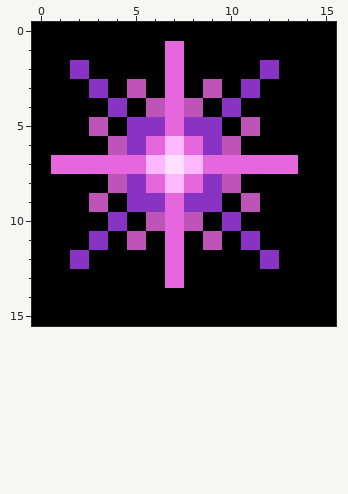
A pixel-art sprite gets an edit: src/main/resources/assets/firesenderexpansion/textures/mob_effect/hollow_crystal_potion_effect.png. The picture above was drawn from the file before the commit.
The file is 16x16 pixels. Colours within 5 levels of each other are drawn and written as one.
The result:
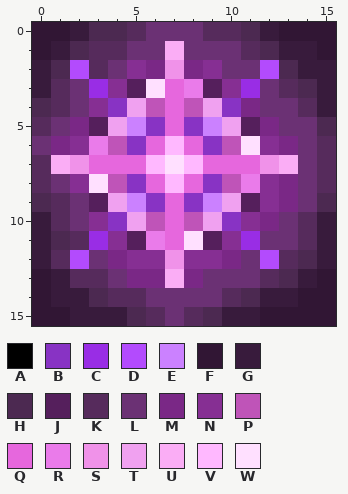
Palette (. is transparent): A #000000  B #8833c4  C #992de5  D #b34bfd  E #cb81ff  F #311634  G #381b3c  H #4c2951  J #551f5c  K #562b5c  L #6b3174  M #7a2886  N #862f93  P #bf54b8  Q #e667dd  R #ea7bea  S #f092e9  T #f0a1f0  U #faadf5  V #ffb8ff  W #ffe0ff
Edits made:
Changed rows in their new state; - is an unchanged pixel.
first column x 0:
 0 FFGHHKLLLKKHGFFF
 1 FGHKKLLULLLKHGGF
 2 GHDKLNMSMNLLDHGG
 3 GKLCNJW-RJNCLKHG
 4 HKLN-T---T-MLLKG
 5 KLMJTE---ETJMLLH
 6 LMNR-------WNMLK
 7 KUS---------SULK
 8 KLNW-------RNMLK
 9 HKLJTE---ETJNMLH
10 GKLN-T---T-NMLKG
11 GHKCNJR-WJNCLLKG
12 GKDLMNNSNNMLDKHG
13 FGKKLMMUMLLLKHGF
14 FGGHKKLLLLKHGGFF
15 FFGGGHKLKHGGFFFF
Pixel boxes of the changes (left, top, right, bottom) in both pictures:
changed: (32, 22, 336, 326)
